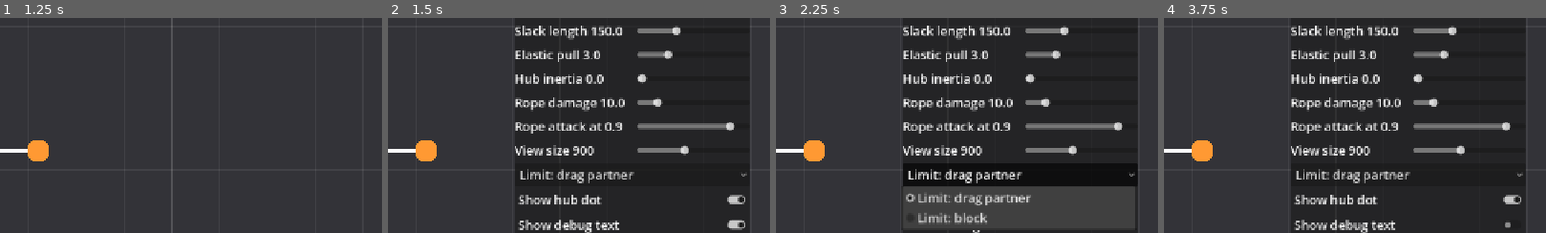
Above: before the commit, frames 1-4 (left to right).
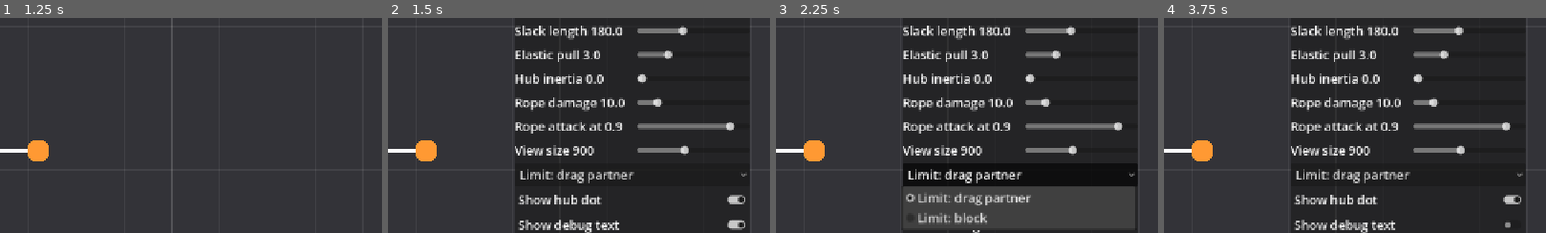
Above: after the commit, the same moments.

Repository: suutukuru/bind-run
Game: Godot game, scene res://scenes/title/title.tscn
The game is run twice, just before and just after one commit, with the same random seed, the same clock (stepped at 60 frames per second) and the same inputs.
Inputs:
- Up to frame 1 (1.25 s): click "START" at 0.5 s
- Up to frame 2 (1.5 s): click "TUNE" at 1.25 s
- Up to frame 3 (2.25 s): click "Limit: drag partner" at 2 s
- Up to frame 4 (3.75 s): click "Show hub dot" at 2.75 s; click "Show debug text" at 3.5 s
The pictures show only the part of the screen within x 50-100%, y 19-69%; the shares and areas given below are measured in that part.

Frame 1 is identical in both runs. In frame 2, 0.2% of the frame differs, in the area x 54-79%, y 3-8%; in frame 3, 0.2%; in frame 4, 0.2%.

Commit message:
紐の自然長を 180 にして紐攻撃が届くようにし、テストの数値を直す
Co-Authored-By: Claude Sonnet 5.5 <noreply@anthropic.com>
Claude-Session: https://claude.ai/code/session_01FmuN5U8N5hun1pocAD6Yrf

Diff:
--- a/data/rope/default_rope_config.tres
+++ b/data/rope/default_rope_config.tres
@@ -5,7 +5,7 @@
 [resource]
 script = ExtResource("1_config")
 max_radius = 240.0
-natural_radius = 150.0
+natural_radius = 180.0
 limit_mode = 0
 stiffness = 3.0
 hub_follow_rate = 0.0
--- a/scripts/rope/rope_config.gd
+++ b/scripts/rope/rope_config.gd
@@ -13,7 +13,7 @@
 ## 各キャラとハブの最大距離。2 人のとき、A〜B の最大距離はこの 2 倍
 @export var max_radius: float = 240.0
 ## これより短い間は「たるみ」（引き戻しなし・伸び率 0）
-@export var natural_radius: float = 150.0
+@export var natural_radius: float = 180.0
 @export_enum("Drag", "Block") var limit_mode: int = DRAG
 ## 自然長を超えた分を引き戻す強さ（1/秒）。0 で引き戻しなし
 @export var stiffness: float = 3.0
--- a/tests/test_rope.gd
+++ b/tests/test_rope.gd
@@ -162,11 +162,11 @@
 	var b: Character = main.get_node("CharacterB") as Character
 	rope.config.stiffness = 3.0
 	a.global_position = Vector2(0, 0)
-	b.global_position = Vector2(260, 0)  # 各自ハブ(130)から 130 離れている → 自然長 100 を超える
-	rope.hub = Vector2(130, 0)
+	b.global_position = Vector2(460, 0)  # 各自ハブ(230)から 230 離れている → 自然長 180 を超え、最大長 240 以内
+	rope.hub = Vector2(230, 0)
 	rope.step()
 	check_true(a.global_position.x > 0.0, "A moved toward the hub")
-	check_true(b.global_position.x < 260.0, "B moved toward the hub")
+	check_true(b.global_position.x < 460.0, "B moved toward the hub")
 	_free_main(main)
 
 
Not shown, changed: docs/planning/changelog.md
Not shown, changed: docs/testing/owner-checklist.md
